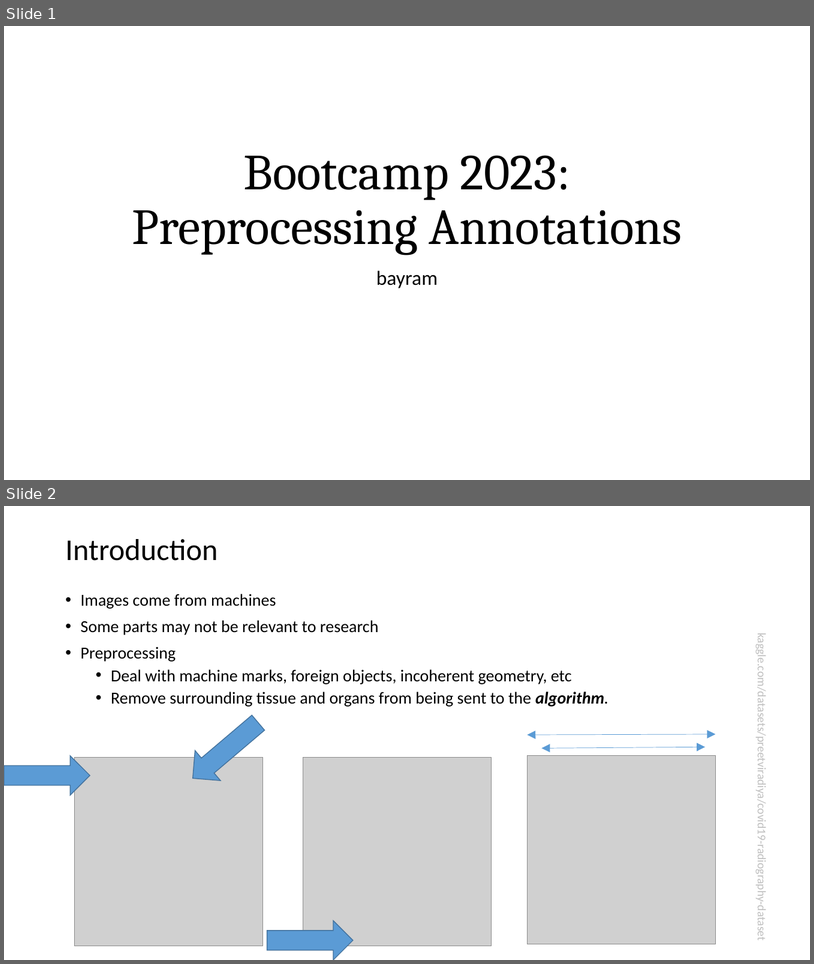
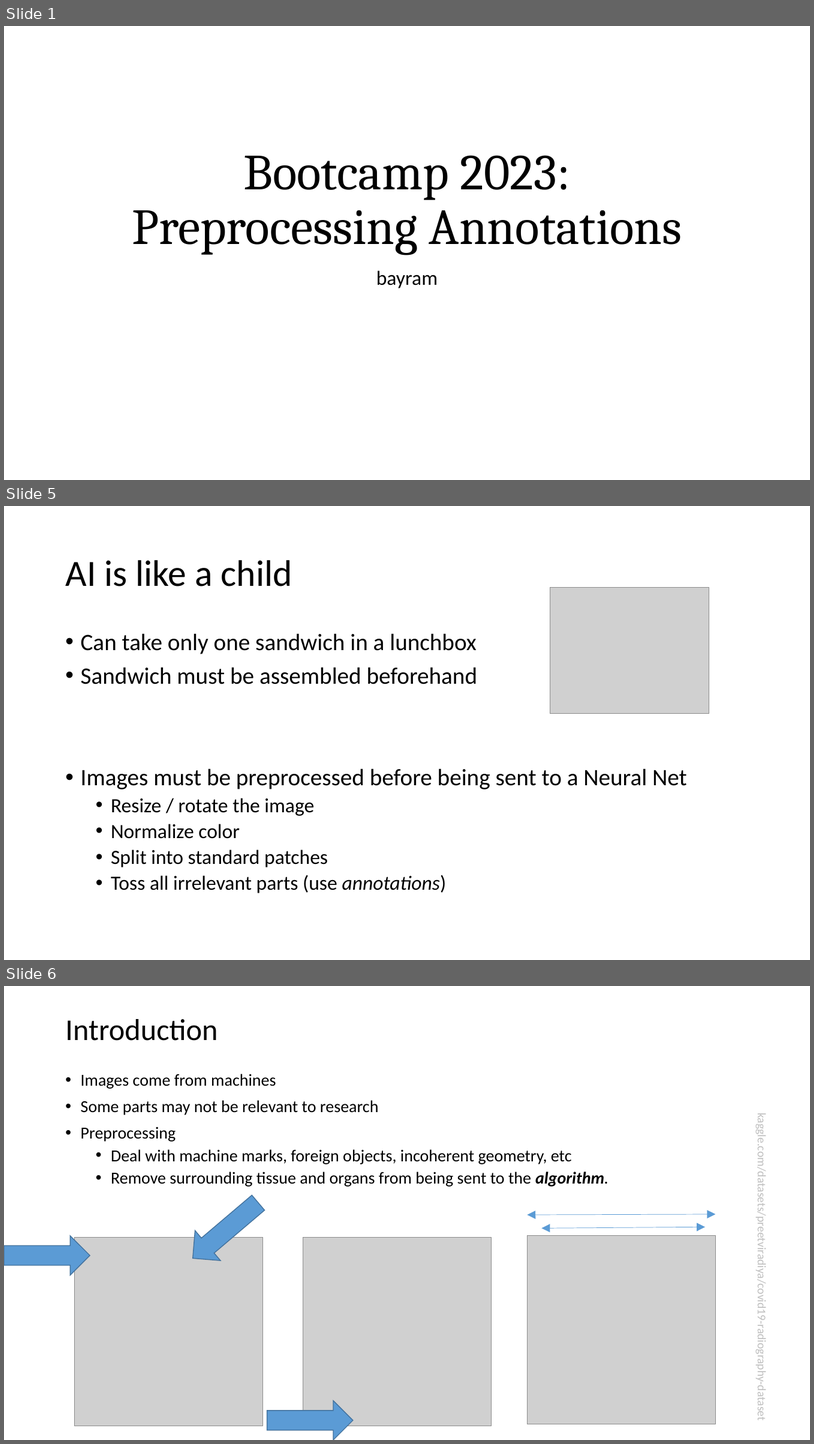
Before and after one commit to wake-forest-ctsi/CALIBIR-boot-camp, a slide deck: bootcamp_02/pythons/bootcamp 2023 v0.pptx. Shown one above the other, each under a label of ours: slides 1 and 2 before the commit, slides 1, 5 and 6 after it; the slides between them are not shown. The pictures are 814x964 and 814x1444 pixels, drawn with LibreOffice and Linux fonts; fonts in the diff are those of the drawing; grey boxes stand for pictures. Boxes give left, top, right and bottom in pixels: in the first picture for what was removed or moved away, otherwise in the second. Text is boxed around its words. In the diff, an @@ line names an element or a change of style, - is before the commit and + after.

```diff
--- a/bootcamp_02/pythons/bootcamp 2023 v0.pptx
+++ b/bootcamp_02/pythons/bootcamp 2023 v0.pptx
@@ slide 5 added at bbox=[4, 506, 810, 960], background #FFFFFF @@
@@ title added at bbox=[65, 560, 293, 586], 44 pt, text #000000 @@
+AI is like a child
@@ picture added at bbox=[550, 588, 709, 714] @@
@@ text added at bbox=[81, 633, 687, 893], 28 pt, text #000000 @@
+• Can take only one sandwich in a lunchbox
+• Sandwich must be assembled beforehand
+• Images must be preprocessed before being sent to a Neural Net
+  • Resize / rotate the image
+  • Normalize color
+  • Split into standard patches
+  • Toss all irrelevant parts (use annotations)
@@ what was slide 2 is now slide 6 @@
```
Also in this commit, not shown: 3 slides changed, 4 other slides added, 2 other files.
